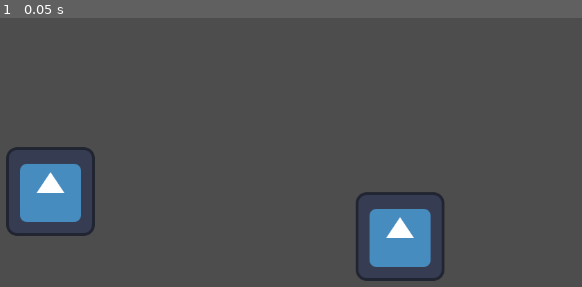
Above: before the commit, frame 1.
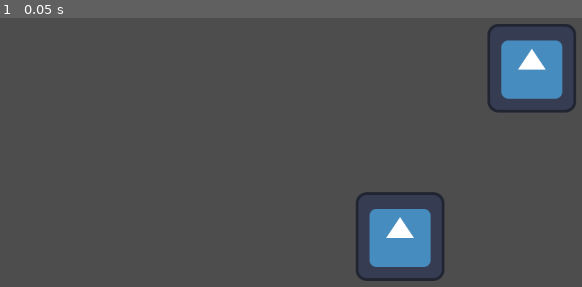
Above: after the commit, the same moment.

Repository: SharpieGod/under-the-surface
Game: Godot game, scene res://test.tscn
Two runs of this game, one before a commit and one after it. Both use one fixed random seed, a clock stepped at 60 frames per second and the inputs below. The engine's default icon, where the game draws it, is replaced by a stand-in: a white triangle on a blue panel in a dark square.
Inputs:
- Up to frame 1 (0.05 s): no input

The runs differ from the first frame. In frame 1, 5.9% of the frame differs, in the area x 1-99%, y 2-82%.

Commit message:
working one

Diff:
--- a/HandTracker.gd
+++ b/HandTracker.gd
@@ -2,21 +2,21 @@
 
 var _js_callback: JavaScriptObject
 var hand_landmarks: Array = []
-
-signal hand_updated(hand_index: int, position: Vector2, gesture: String, label: String)
 
 func _ready():
 	if not OS.has_feature("web"):
 		push_warning("Hand tracking only works in Web export!")
 		return
 	_inject_mediapipe_js()
+	_setup_callback()
 
 func _inject_mediapipe_js():
 	JavaScriptBridge.eval("""
+        // Load MediaPipe Hands from CDN
         const script = document.createElement('script');
         script.src = 'https://cdn.jsdelivr.net/npm/@mediapipe/hands/hands.js';
         script.crossOrigin = 'anonymous';
-        script.onload = () => initHandTracking();
+        script.onload = () => { window._mediapipeLoaded = true; initHandTracking(); };
         document.head.appendChild(script);
 
         const camScript = document.createElement('script');
@@ -24,24 +24,7 @@
         camScript.crossOrigin = 'anonymous';
         document.head.appendChild(camScript);
 
-        window._handData = [];
-
-        function detectGesture(landmarks) {
-            // Finger tip ids: thumb=4, index=8, middle=12, ring=16, pinky=20
-            // Finger pip ids: thumb=3, index=6, middle=10, ring=14, pinky=18
-            const tips = [8, 12, 16, 20];
-            const pips = [6, 10, 14, 18];
-            let extendedCount = 0;
-            for (let i = 0; i < tips.length; i++) {
-                if (landmarks[tips[i]].y < landmarks[pips[i]].y) extendedCount++;
-            }
-            // Thumb: compare x instead of y
-            const thumbExtended = landmarks[4].x < landmarks[3].x;
-            if (thumbExtended) extendedCount++;
-            if (extendedCount >= 4) return 'palm';
-            if (extendedCount <= 1) return 'fist';
-            return 'other';
-        }
+        window._handData = null;
 
         window.initHandTracking = function() {
             const videoEl = document.createElement('video');
@@ -61,25 +44,13 @@
             });
 
             hands.onResults((results) => {
-                const data = [];
-                if (results.multiHandLandmarks && results.multiHandedness) {
-                    for (let i = 0; i < results.multiHandLandmarks.length; i++) {
-                        const lm = results.multiHandLandmarks[i];
-                        data.push({
-                            label: results.multiHandedness[i].classification[0].label,
-                            gesture: detectGesture(lm),
-                            wrist: lm[0],
-                            index_tip: lm[8],
-                            thumb_tip: lm[4]
-                        });
-                    }
-                }
-                window._handData = data;
+                window._handData = results.multiHandLandmarks || [];
             });
 
             navigator.mediaDevices.getUserMedia({ video: true }).then((stream) => {
                 videoEl.srcObject = stream;
                 videoEl.play();
+
                 const camera = new Camera(videoEl, {
                     onFrame: async () => { await hands.send({ image: videoEl }); },
                     width: 640,
@@ -90,9 +61,42 @@
         };
 	""", true)
 
+func _setup_callback():
+	# Create a JS callable that GDScript will poll OR use a JS->GD callback
+	_js_callback = JavaScriptBridge.create_callback(_on_hand_data)
+	JavaScriptBridge.eval("""
+        window._godotHandCallback = null;
+	""", true)
+	# Store reference so JS can call back into Godot
+	JavaScriptBridge.get_interface("window")["_godotHandCallback"] = _js_callback
+
+	# Modify the onResults to also call Godot directly
+	JavaScriptBridge.eval("""
+        window._registerGodotCallback = function() {
+            // Called after init — patch onResults to trigger Godot
+            window._handDataReady = function(data) {
+                if (window._godotHandCallback) {
+                    window._godotHandCallback(JSON.stringify(data));
+                }
+            };
+        };
+        window._registerGodotCallback();
+	""", true)
+
+# Called from JS via the callback
+func _on_hand_data(args: Array):
+	if args.is_empty():
+		return
+	var json = JSON.new()
+	var result = json.parse(args[0])
+	if result == OK:
+		hand_landmarks = json.get_data()
+		_process_hands()
+
+# Fallback: poll every frame if callback isn't firing
 func _process(_delta):
 	var raw = JavaScriptBridge.eval("JSON.stringify(window._handData || [])", true)
-	if raw == null or raw == "null" or raw == "[]":
+	if raw == null or raw == "null":
 		return
 	var json = JSON.new()
 	if json.parse(raw) == OK:
@@ -100,14 +104,20 @@
 		_process_hands()
 
 func _process_hands():
-	var viewport_size = get_viewport().size
 	for i in range(hand_landmarks.size()):
-		var hand = hand_landmarks[i]
-		var wrist = hand["wrist"]
-		var gesture: String = hand["gesture"]
-		var label: String = hand["label"]  # "Left" or "Right"
+		var landmarks = hand_landmarks[i]
+		# landmarks is an array of 21 points: [{x, y, z}, ...]
+		# Landmark 8 = index fingertip, 4 = thumb tip
+		var index_tip = landmarks[8]
+		var thumb_tip = landmarks[4]
+		print("Hand %d — Index: (%.2f, %.2f) | Thumb: (%.2f, %.2f)" % [
+			i, index_tip.x, index_tip.y, thumb_tip.x, thumb_tip.y
+		])
+		# Convert normalized (0-1) to screen coords:
 		var screen_pos = Vector2(
-			wrist["x"] * viewport_size.x,
-			wrist["y"] * viewport_size.y
+			index_tip.x * get_viewport().size.x,
+			index_tip.y * get_viewport().size.y
 		)
-		emit_signal("hand_updated", i, screen_pos, gesture, label)
+		emit_signal("hand_updated", i, screen_pos)
+
+signal hand_updated(hand_index: int, position: Vector2)
--- a/receiver.gd
+++ b/receiver.gd
@@ -1,31 +1,11 @@
 extends Node2D
 
-var tracker: Node = null
-@export var cursor_left: Node2D
-@export var cursor_right: Node2D
+@onready var tracker = $HandTracker
+@export var cursor: Node2D
 
 func _ready():
-	tracker = get_node_or_null("HandTracker")
-	print("Tracker: ", tracker)
-	if tracker == null:
-		return
 	tracker.hand_updated.connect(_on_hand_updated)
 
-func _on_hand_updated(hand_index: int, position: Vector2, gesture: String, label: String):
-	print("Hand %d | %s | %s | pos: %s" % [hand_index, label, gesture, position])
-
-	var cursor = cursor_left if label == "Left" else cursor_right
-
-	if cursor:
+func _on_hand_updated(hand_index: int, position: Vector2):
+	if hand_index == 0:
 		cursor.global_position = position
-		cursor.scale = Vector2(1,1) if gesture == "palm" else Vector2(1,1) * .5
-
-	match gesture:
-		"fist":
-			print(label, " hand made a FIST")
-			# e.g. cursor.modulate = Color.RED
-		"palm":
-			print(label, " hand is OPEN")
-			# e.g. cursor.modulate = Color.GREEN
-		"other":
-			pass
--- a/test.tscn
+++ b/test.tscn
@@ -6,17 +6,16 @@
 
 [node name="Node2D" type="Node2D" unique_id=1763086505]
 
-[node name="thing" type="Node2D" parent="." unique_id=1119043414 node_paths=PackedStringArray("cursor_left", "cursor_right")]
+[node name="thing" type="Node2D" parent="." unique_id=1119043414 node_paths=PackedStringArray("cursor")]
 script = ExtResource("1_37kl0")
-cursor_left = NodePath("Sprite2D")
-cursor_right = NodePath("Sprite2D2")
+cursor = NodePath("Sprite2D")
 
 [node name="Sprite2D" type="Sprite2D" parent="thing" unique_id=888806830]
 position = Vector2(721, 441)
 texture = ExtResource("2_8uh7m")
 
 [node name="Sprite2D2" type="Sprite2D" parent="thing" unique_id=602174255]
-position = Vector2(217, 376)
+position = Vector2(911, 198)
 texture = ExtResource("2_8uh7m")
 
 [node name="HandTracker" type="Node" parent="thing" unique_id=1214904746]
Not shown, changed: export_presets.cfg
